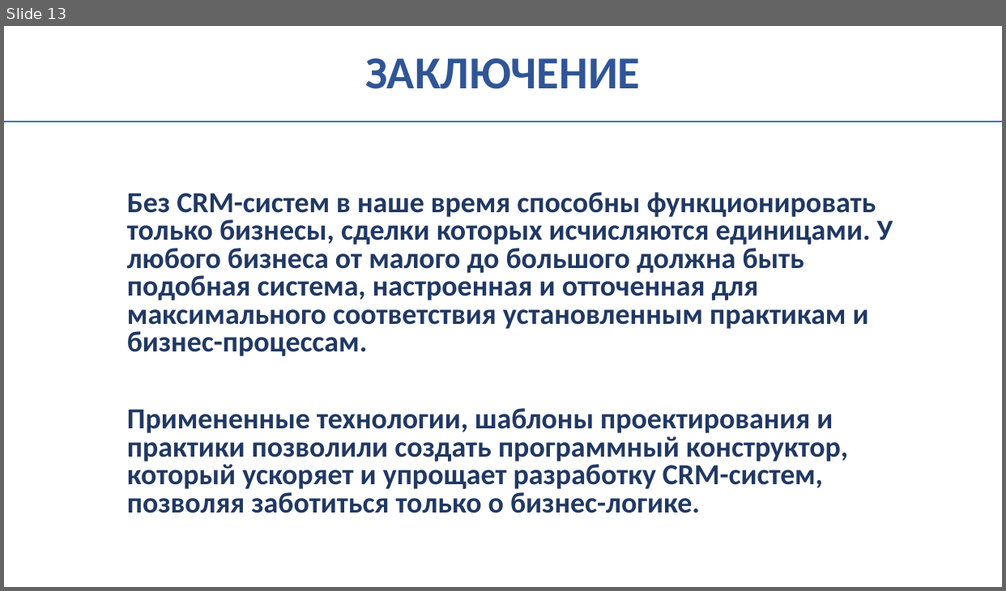
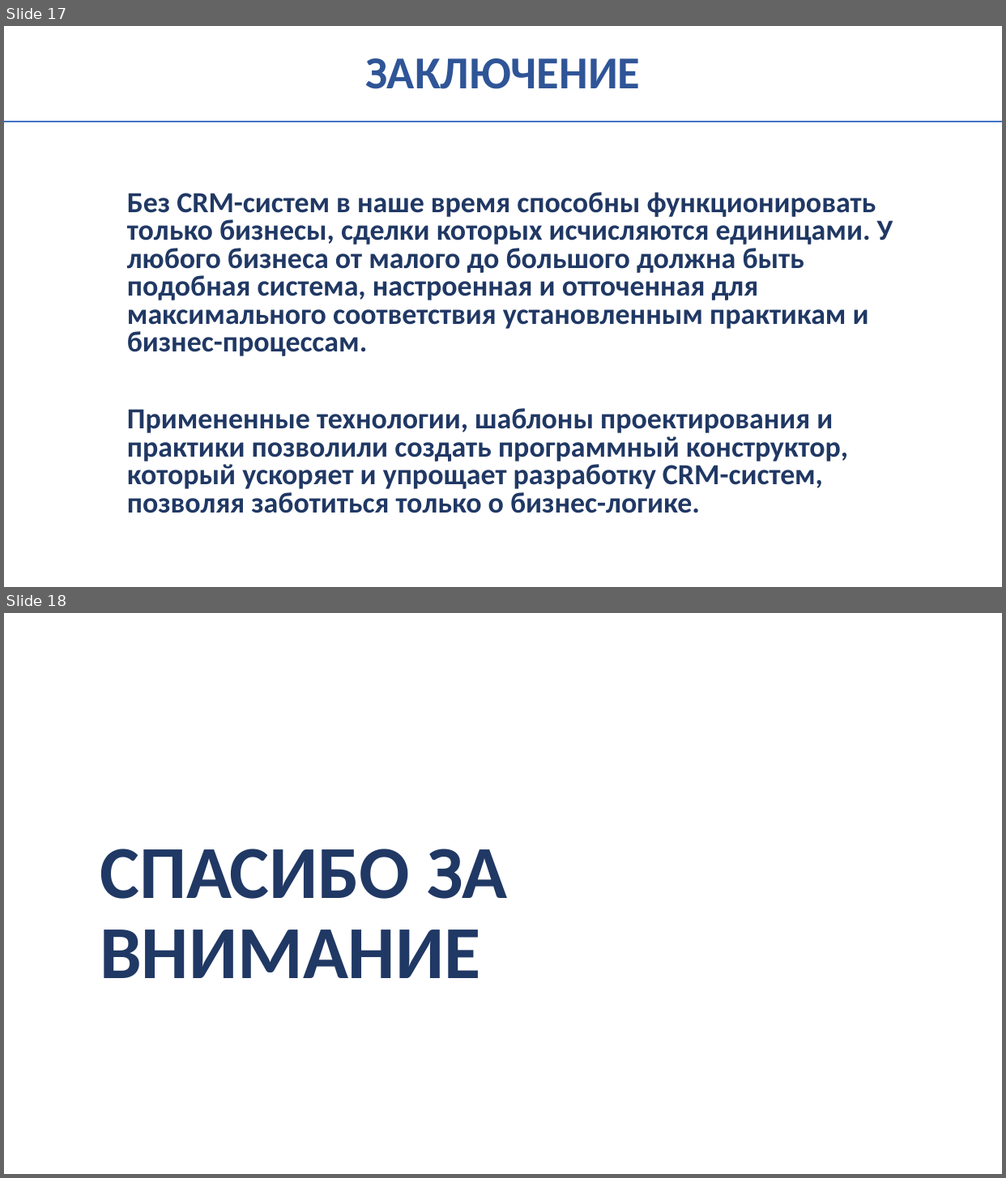
Before and after one commit to LeOneMoe/auto-credit, a slide deck: docs/Presentation.pptx. Shown one above the other, each under a label of ours: slide 13 before the commit, slides 17 and 18 after it. The pictures are 1006x591 and 1006x1178 pixels, drawn with LibreOffice and Linux fonts; fonts in the diff are those of the drawing. Boxes give left, top, right and bottom in pixels: in the first picture for what was removed or moved away, otherwise in the second. Text is boxed around its words. In the diff, an @@ line names an element or a change of style, - is before the commit and + after.

```diff
--- a/docs/Presentation.pptx
+++ b/docs/Presentation.pptx
@@ slide 18 added at [4,613,1002,1174], background #FFFFFF @@
@@ text added at [100,849,508,978], 72 pt, text #203864, bold @@
+СПАСИБО ЗА ВНИМАНИЕ
@@ what was slide 13 is now slide 17 @@
```
Also in this commit, not shown: 2 slides changed, 4 other slides added, 6 other files.
